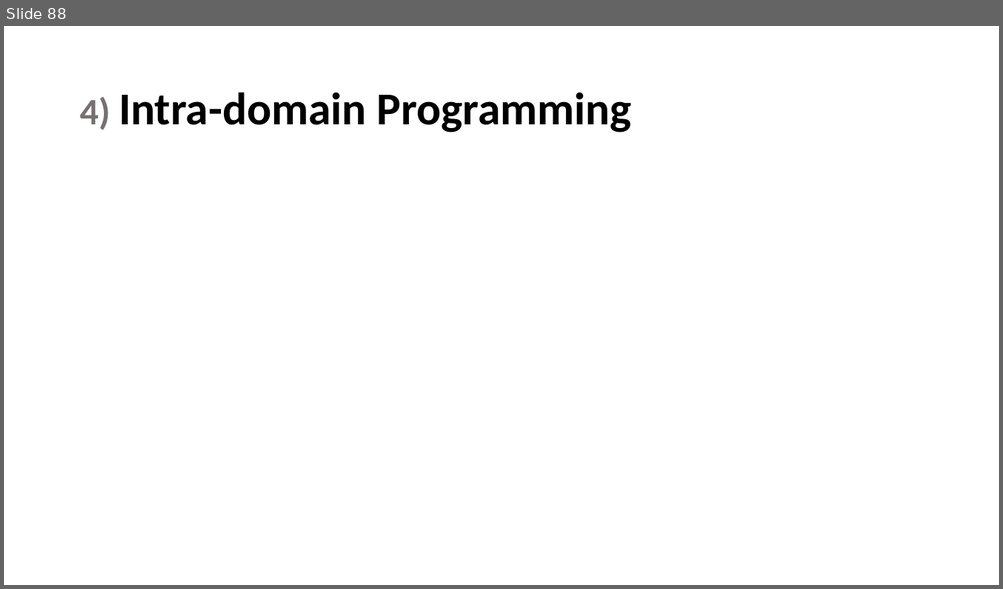
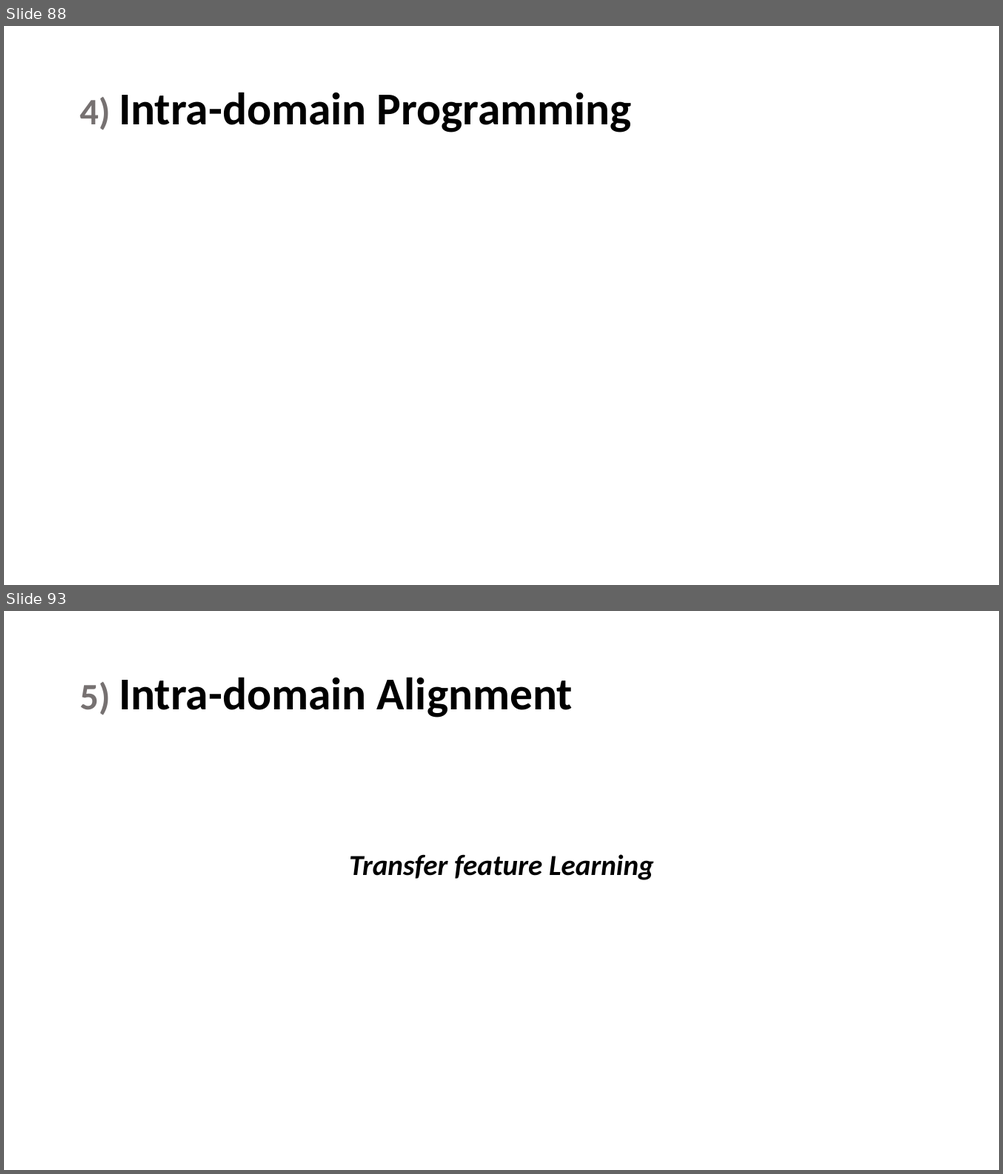
Before and after one commit to maryamhashemi/Transfer-Learning, a slide deck: phase3/Presentation/present.pptx. Shown one above the other, each under a label of ours: slide 88 before the commit, slides 88 and 93 after it; the slides between them are not shown. The pictures are 1003x589 and 1003x1174 pixels, drawn with LibreOffice and Linux fonts; fonts in the diff are those of the drawing; grey boxes stand for pictures. Boxes give left, top, right and bottom in pixels: in the first picture for what was removed or moved away, otherwise in the second. Text is boxed around its words. In the diff, an @@ line names an element or a change of style, - is before the commit and + after.

```diff
--- a/phase3/Presentation/present.pptx
+++ b/phase3/Presentation/present.pptx
@@ slide 93 added at [4,611,999,1170], background #FFFFFF @@
@@ title added at [79,677,573,718], 44 pt, text #000000, bold @@
+5) Intra-domain Alignment
@@ text added at [349,854,654,880], 28 pt, text #000000, bold, italic @@
+Transfer feature Learning
```
Also in this commit, not shown: 13 other slides added.
